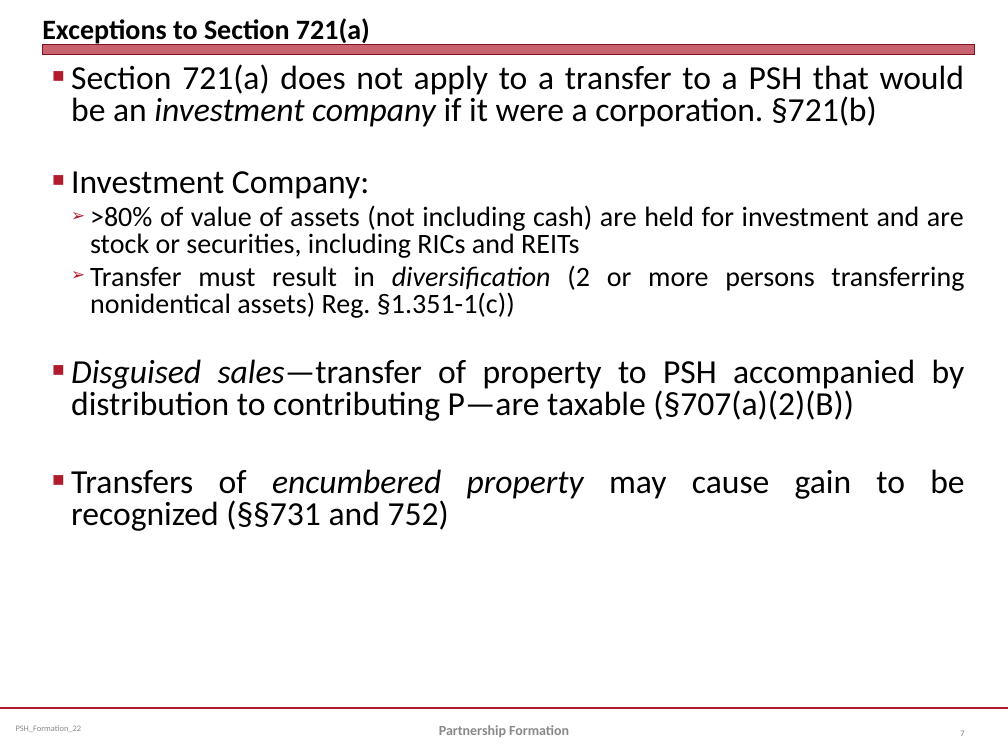
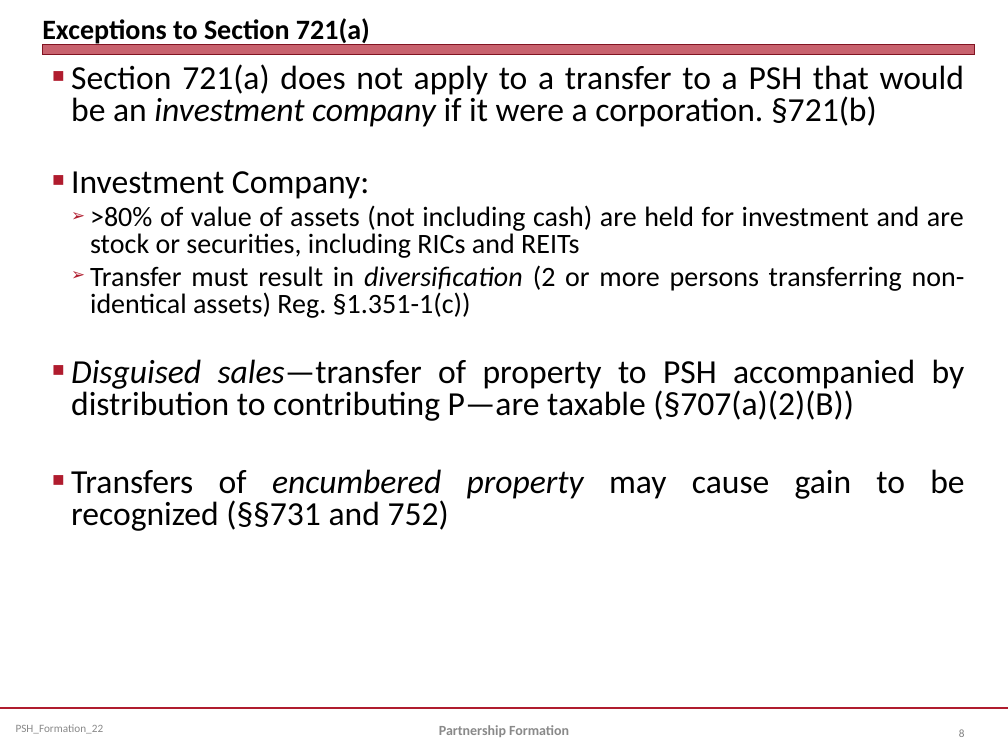
Before and after one commit to jmc877/Partnership-Tax, a slide deck: slide 8 of slides/PSH_Formation_22.pptx (slide 7 before the commit). Drawn at 1008x756 pixels with LibreOffice and Linux fonts; fonts in the diff are those of the drawing. Boxes give left, top, right and bottom in pixels: in the first picture for what was removed or moved away, otherwise in the second. Text is boxed around its words. In the diff, an @@ line names an element or a change of style, - is before the commit and + after.

```diff
--- a/slides/PSH_Formation_22.pptx
+++ b/slides/PSH_Formation_22.pptx
@@ text at box(90, 265, 965, 318): text changed @@
-  ➢ Transfer must result in diversification (2 or more persons transferring nonidentical assets) Reg. §1.351-1(c))
+  ➢ Transfer must result in diversification (2 or more persons transferring non-identical assets) Reg. §1.351-1(c))
@@ text "PSH_Formation_22" at box(16, 724, 104, 734): size 6 to 8 pt @@
@@ page number at box(959, 729, 965, 737): text changed; size 6 to 8 pt @@
-7
+8
```
Also in this commit, not shown: 16 other slides changed, 1 slide added, 4 other files.
